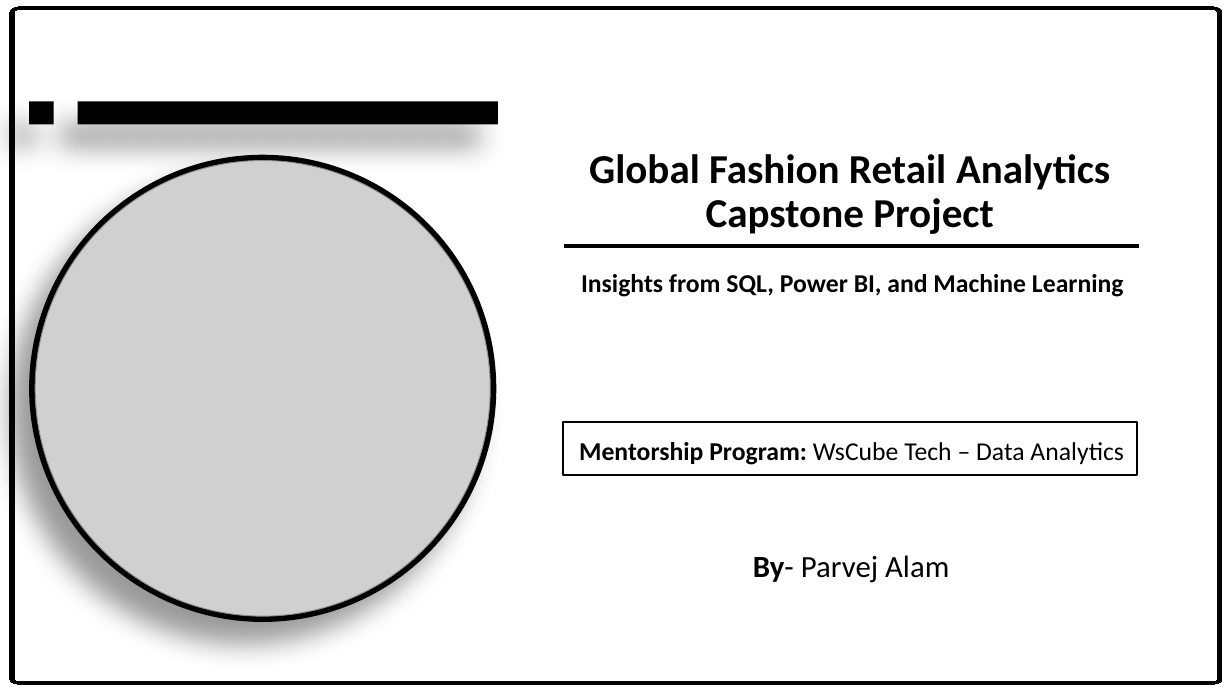
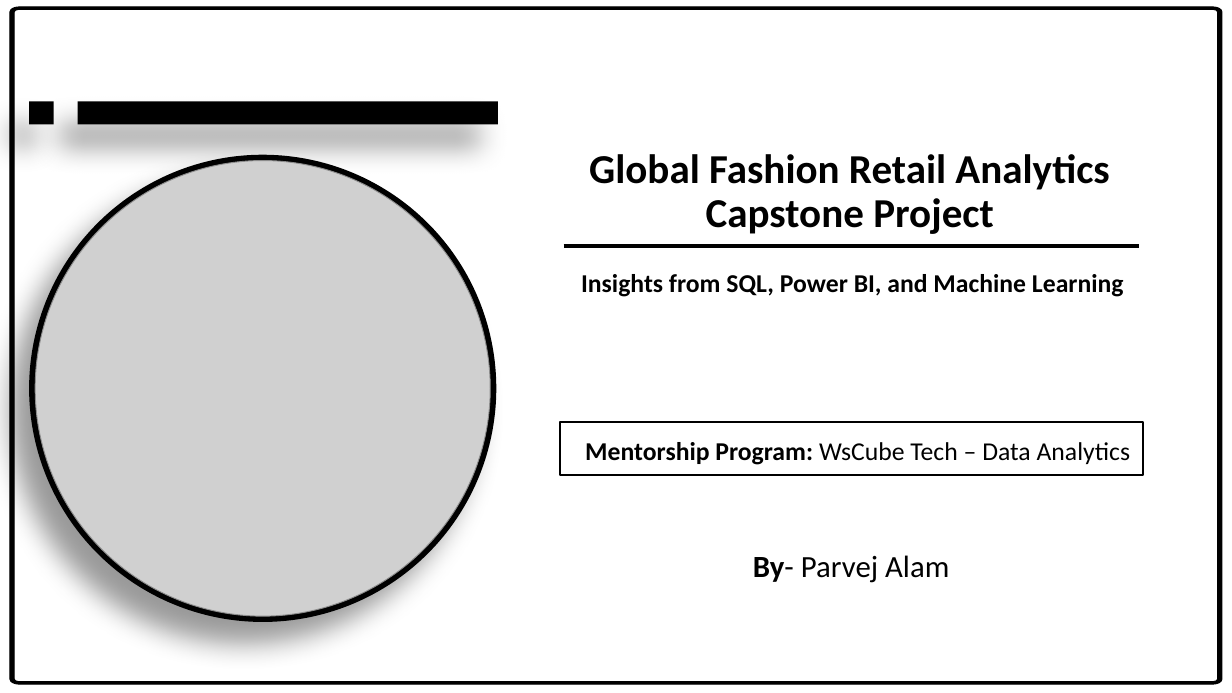
Before and after one commit to parvej1-7alam/WsCube-DAMP-ML-Capstone, a slide deck: slide 1 of Presentation/Capstone_PPT.pptx. Drawn at 1232x693 pixels with LibreOffice and Linux fonts; fonts in the diff are those of the drawing; grey boxes stand for pictures. Boxes give left, top, right and bottom in pixels: in the first picture for what was removed or moved away, otherwise in the second. Text is boxed around its words. In the diff, an @@ line names an element or a change of style, - is before the commit and + after.

```diff
--- a/Presentation/Capstone_PPT.pptx
+++ b/Presentation/Capstone_PPT.pptx
@@ rectangle "Mentorship Program: WsCube Tech – ...": place and size @@
-rectangle "Mentorship Program: WsCube Tech – ..." at (564,422,1137,475)
+rectangle "Mentorship Program: WsCube Tech – ..." at (560,422,1143,475)
```
Also in this commit, not shown: 34 other slides changed.
